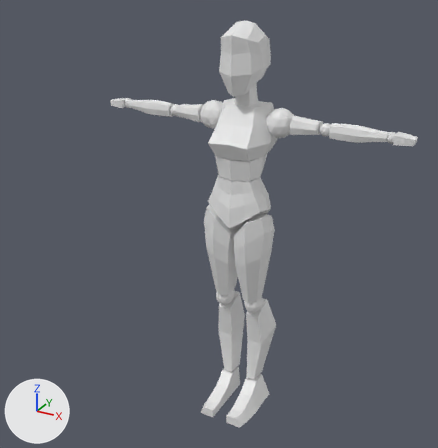
The FBX model EchoesFall/Assets/Models/AniFem_Model.fbx, before and after one commit.
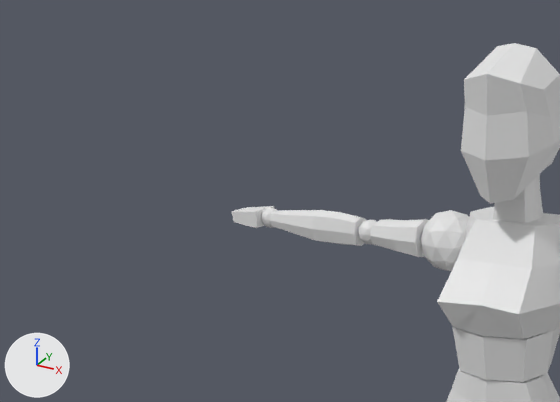
Each version appears first whole from a camera (50 mm lens) standing at (1.173, -2.384, 2.159) and looking at (-0.073, -0.12, 1.027), and next in a close-up on the part from 0% to 61% of the width and 0% to 43% of the height. Arrows for +X, +Y and +Z are at lower left; the lights stay in place. Where no turn or scale is listed for an object, it has been applied to the vertices.

The first close-up shows 'AniFem_Model'.
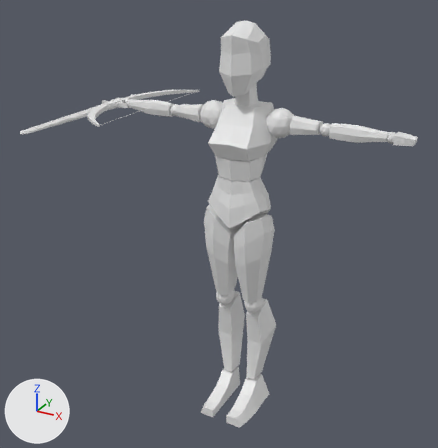
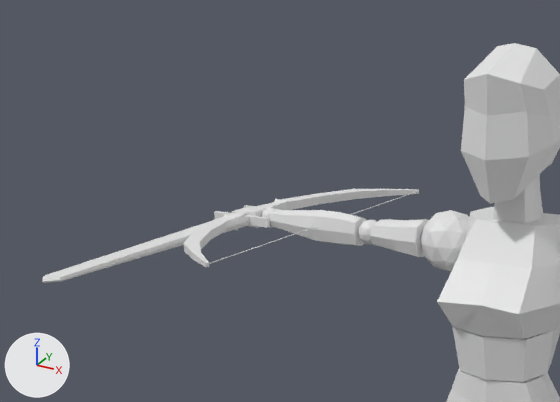
The change, as a list of edits to the scene's bpy script:
```text
Add me_cube:
    me_cube.from_pydata(...)  # 70 vertices, 68 faces; spans x -0.075..0.077, y -0.627..0.16, z -0.017..0.017
Add me_cube_003:
    me_cube_003.from_pydata(...)  # 156 vertices, 124 faces; spans x -0.013..0.214, y -0.421..0.421, z -0.011..0.011
Add me_cube_002:
    me_cube_002.from_pydata(...)  # 70 vertices, 68 faces; spans x -0.054..0.051, y -0.124..0.207, z -0.017..0.017
Add ob_shortsword_model:
    ob_shortsword_model = bpy.data.objects.new('ShortSword_Model', me_cube)
    ob_shortsword_model.location = (-0.698, -0.036, 1.503)
Add ob_bow_model:
    ob_bow_model = bpy.data.objects.new('Bow_Model', me_cube_003)
    ob_bow_model.location = (-0.701, -0.001, 1.507)
Add ob_dagger_model:
    ob_dagger_model = bpy.data.objects.new('Dagger_Model', me_cube_002)
    ob_dagger_model.location = (-0.697, 0.038, 1.503)
```

Pixel boxes [x1, y1, x2, y2] of what changed, in the close-ups (560 x 402 px):
'Bow_Model', added
    after: [184, 189, 419, 267]
'ShortSword_Model', added
    after: [42, 199, 288, 283]
'Dagger_Model', added
    after: [224, 203, 282, 230]
